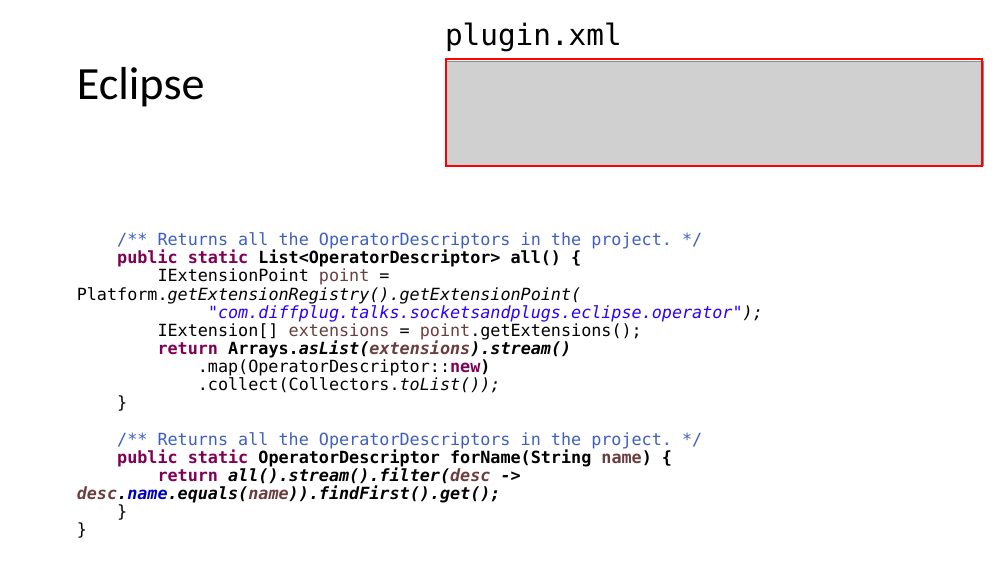
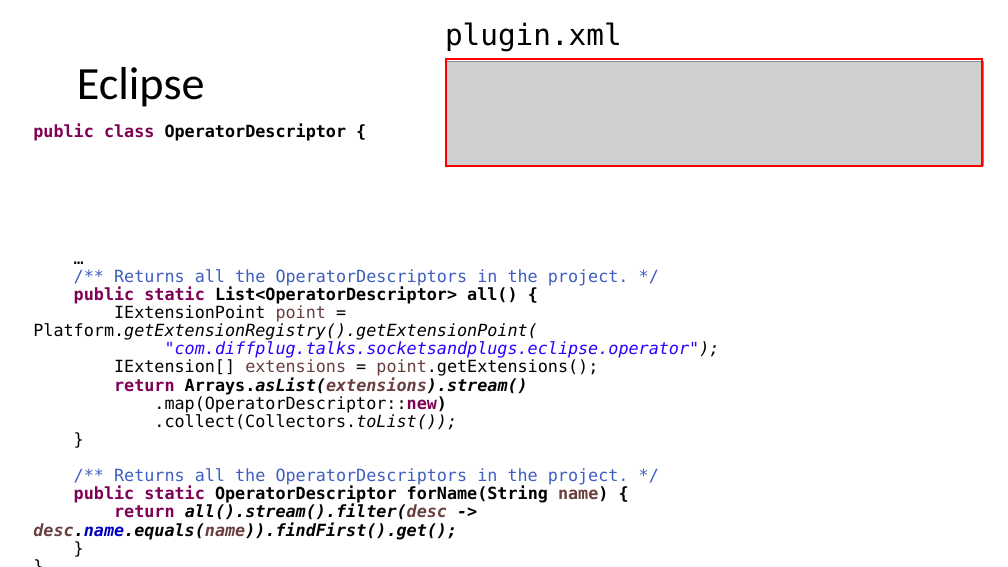
Before and after one commit to diffplug/sockets-and-plugs, a slide deck: slide 19 of Socket and Plugs.pptx (slide 23 before the commit). Drawn at 1008x567 pixels with LibreOffice and Linux fonts; fonts in the diff are those of the drawing; grey boxes stand for pictures. Boxes give left, top, right and bottom in pixels: in the first picture for what was removed or moved away, otherwise in the second. Text is boxed around its words. In the diff, an @@ line names an element or a change of style, - is before the commit and + after.

```diff
--- a/Socket and Plugs.pptx
+++ b/Socket and Plugs.pptx
@@ text "public class OperatorDescriptor {": place and size @@
-text "public class OperatorDescriptor {" at (77,232,763,503)
+text "public class OperatorDescriptor {" at (33,124,720,540)
@@ text at (33,124,347,141): paragraphs added @@
+public class OperatorDescriptor {
+…
```
Also in this commit, not shown: 4 other slides changed, 7 slides added, 8 slides removed, 10 other files.
